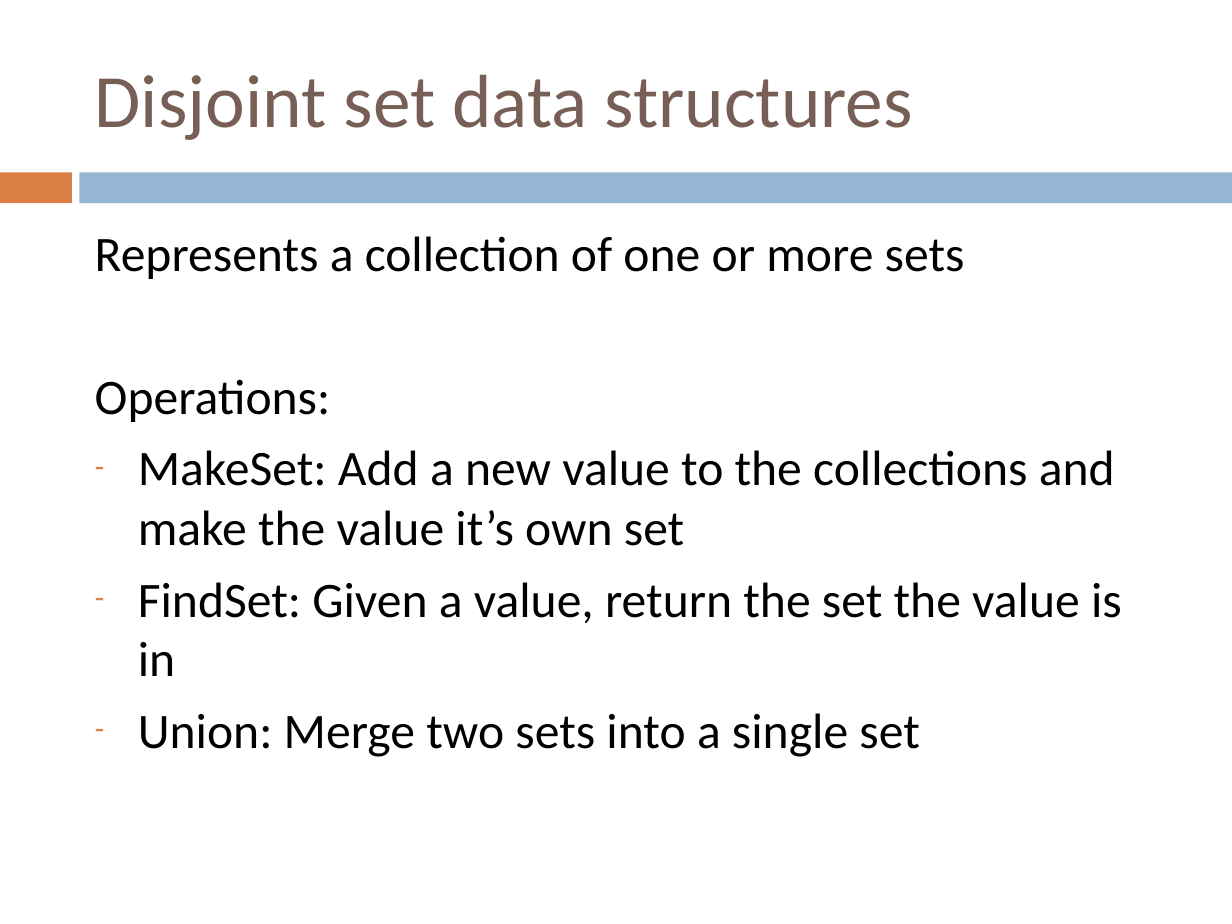
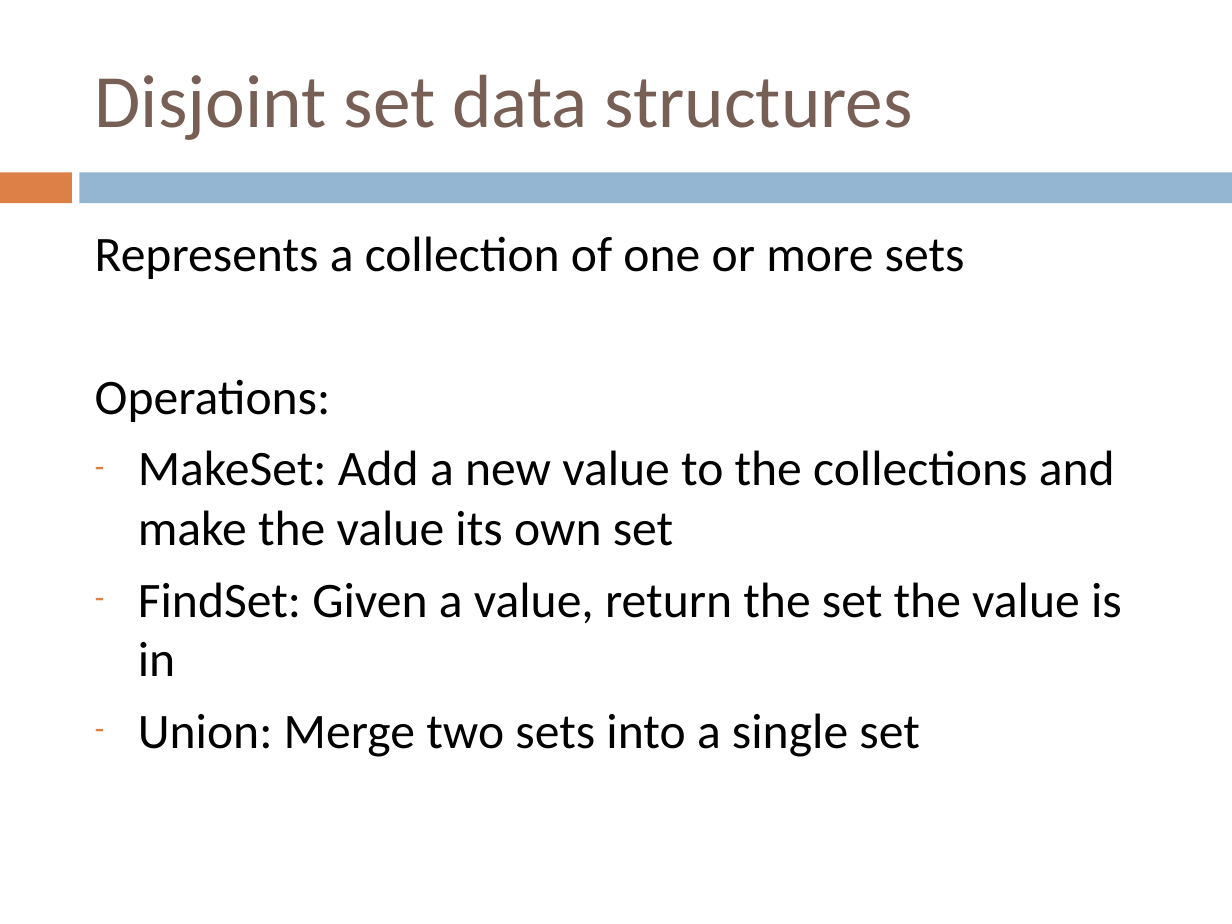
Before and after one commit to Collins-kariuk/Algorithms, a slide deck: slide 38 of Lectures/Lecture 18_More Graph Algorithms.pptx. Drawn at 1232x924 pixels with LibreOffice and Linux fonts; fonts in the diff are those of the drawing. Boxes give left, top, right and bottom in pixels: in the first picture for what was removed or moved away, otherwise in the second. Text is boxed around its words. In the diff, an @@ line names an element or a change of style, - is before the commit and + after.

```diff
--- a/Lectures/Lecture 18_More Graph Algorithms.pptx
+++ b/Lectures/Lecture 18_More Graph Algorithms.pptx
@@ text at (138,450,1115,546): text changed @@
-– MakeSet: Add a new value to the collections and make the value it’s own set
+– MakeSet: Add a new value to the collections and make the value its own set
```
Also in this commit, not shown: 3 other slides changed.
